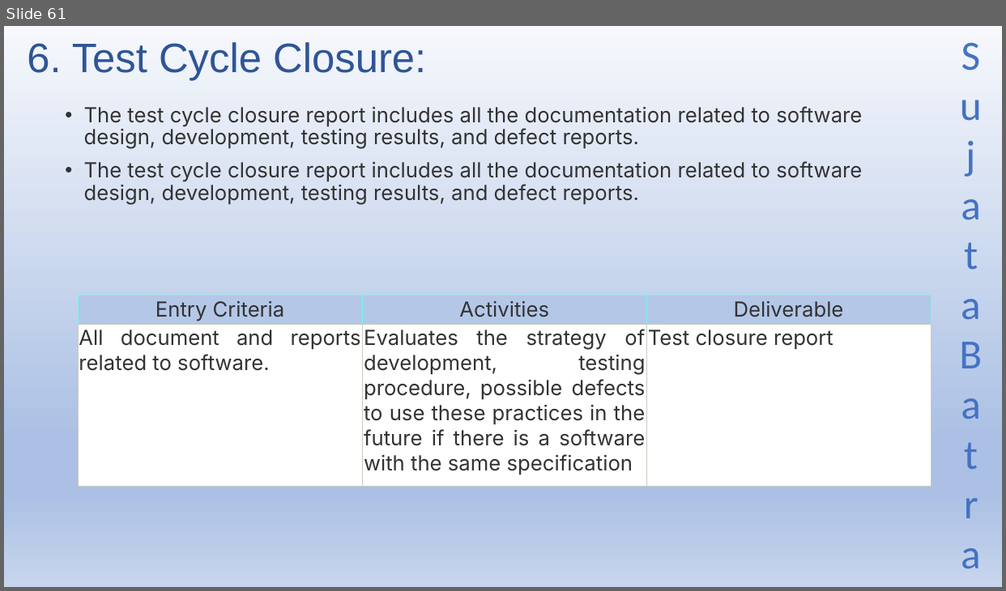
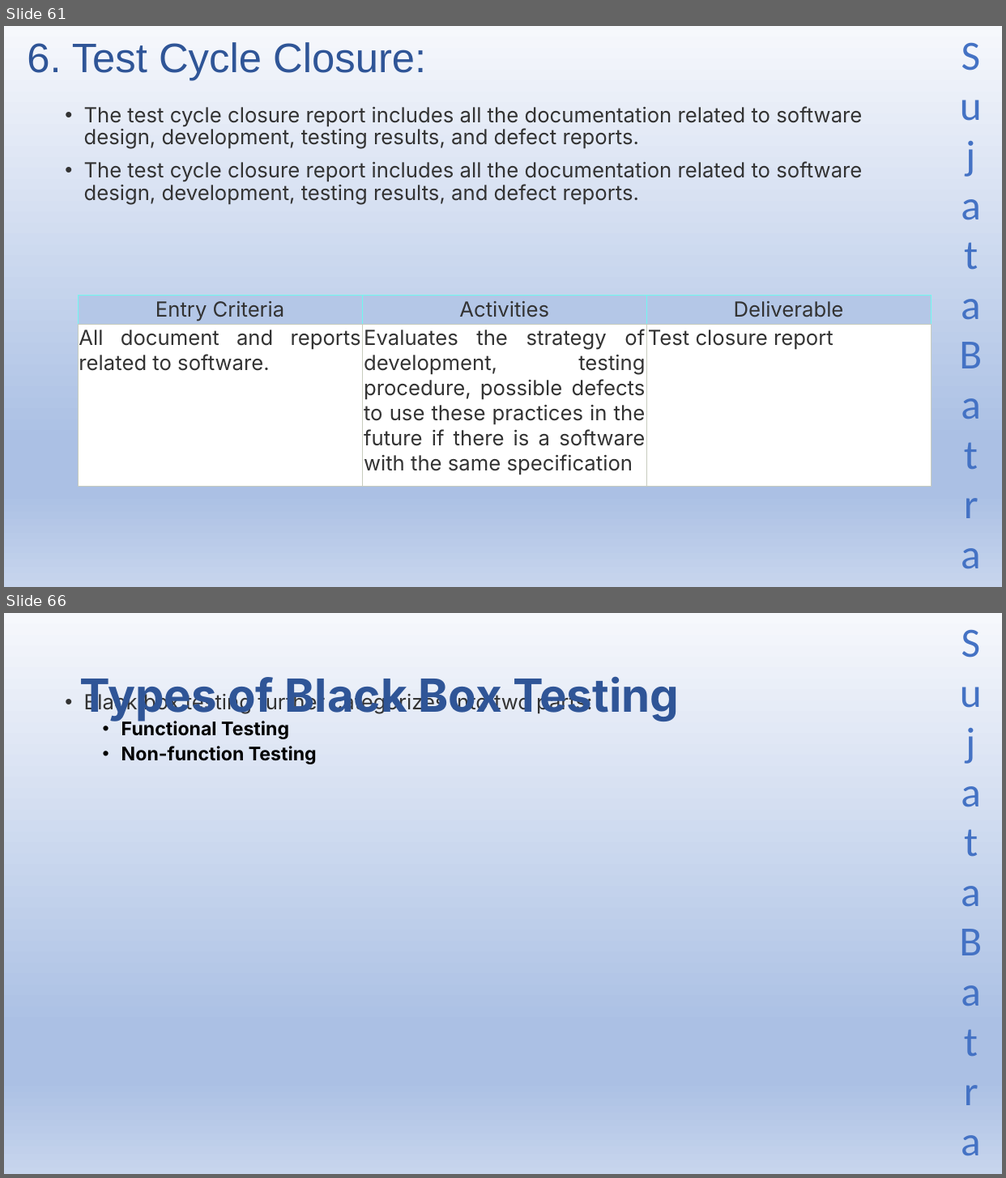
Before and after one commit to Sujatabatra/SapientNov2021QABatch, a slide deck: QA/QA Study Material.pptx. Shown one above the other, each under a label of ours: slide 61 before the commit, slides 61 and 66 after it; the slides between them are not shown. The pictures are 1006x591 and 1006x1178 pixels, drawn with LibreOffice and Linux fonts; fonts in the diff are those of the drawing. Boxes give left, top, right and bottom in pixels: in the first picture for what was removed or moved away, otherwise in the second. Text is boxed around its words. In the diff, an @@ line names an element or a change of style, - is before the commit and + after.

```diff
--- a/QA/QA Study Material.pptx
+++ b/QA/QA Study Material.pptx
@@ slide 66 added at (4, 613, 1002, 1174), background gradient #F6F8FC to #ABC0E4 to #C7D5ED; not listed: 1 template element that a slide beside it also shows @@
@@ title added at (80, 676, 679, 722), 44 pt, text #2F5597, bold @@
+Types of Black Box Testing
@@ text added at (84, 692, 593, 764), 20 pt, text #333333 @@
+• Black box testing further categorizes into two parts:
+  • Functional Testing
+  • Non-function Testing
```
Also in this commit, not shown: 14 other slides added.
